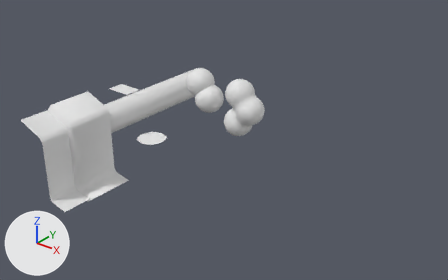
Before and after pictures for a commit that changed the Blender file BlendFiles/MeshAssets.blend.
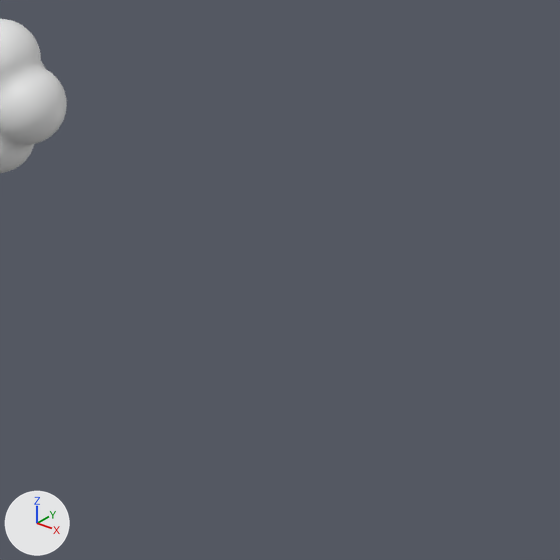
There are two pictures of each version: one whole from a 50 mm camera at (33.84, -30.05, 17.27) aimed at (11.72, -2.39, 0.13), one close up on the part from 54% to 100% of the width and 26% to 100% of the height. Lighting does not change. The marker at lower left points along +X, +Y and +Z.

Before the edit, the objects in view are built like this:
```python
me_mesh = bpy.data.meshes.new('mesh')
me_mesh.from_pydata(...)  # 926 vertices, 925 faces; spans x -0.98..1.9, y -0.99..0.99, z -0.99..3.04
me_mesh.polygons.foreach_set('use_smooth', [True] * 925)
ob_retopo_sphere = bpy.data.objects.new('Retopo_Sphere', me_mesh)
ob_retopo_sphere.location = (10.53, 0.66, 0.0)
```
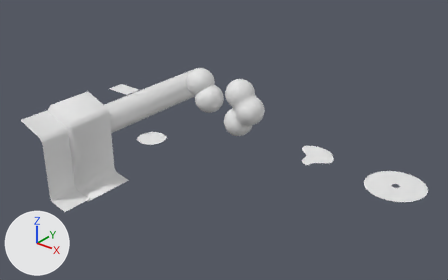
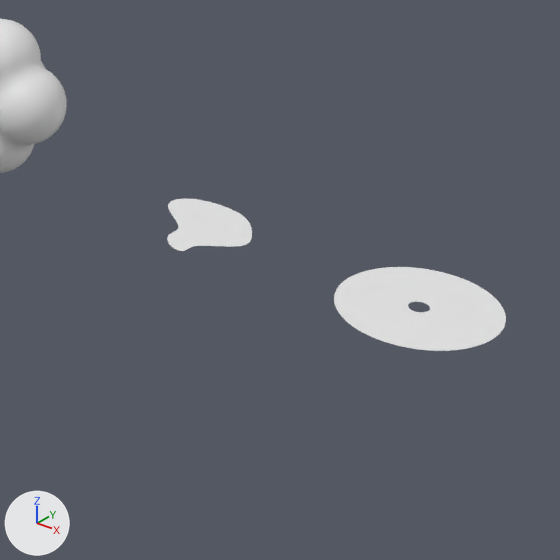
Where the change shows, as pixel boxes (x1, y1, x2, y2) in the close-ups (560 x 560 px):
'SmokeRing', added
    after: (334, 267, 506, 351)
'SmokeOyster', added
    after: (167, 198, 252, 251)

Edits to the bpy script that builds the scene:
```text
Add me_cylinder_001:
    me_cylinder_001.from_pydata(...)  # 64 vertices, 32 faces; spans x -1.71..1.71, y -1.71..1.71, z 0.0
    me_cylinder_001.polygons.foreach_set('use_smooth', [True] * 32)
Add me_plane_005:
    me_plane_005.from_pydata([(-0.2, -1.0, 0.0), (0.2, -1.0, 0.0), (-1.22, 1.55, 0.0), (0.28, 1.55, 0.0), (-1.65, 0.73, 0.0), (-0.37, 0.0, 0.0), (-0.69, -0.5, 0.0), (0.01, -0.5, 0.0), (1.19, 0.0, 0.0), (0.88, 0.73, 0.0)], [], [(4, 9, 3, 2), (0, 1, 7, 6), (6, 7, 8, 5), (5, 8, 9, 4)])
    me_plane_005.polygons.foreach_set('use_smooth', [True] * 4)
Add ob_smokering:
    ob_smokering = bpy.data.objects.new('SmokeRing', me_cylinder_001)
    ob_smokering.location = (22.67, -1.0, 0.11)
    _m = ob_smokering.modifiers.new('Subdivision', 'SUBSURF')
    _m.levels = 2
Add ob_smokeoyster:
    ob_smokeoyster = bpy.data.objects.new('SmokeOyster', me_plane_005)
    ob_smokeoyster.location = (17.54, -1.0, 0.11)
    _m = ob_smokeoyster.modifiers.new('Subdivision', 'SUBSURF')
    _m.levels = 4
```
